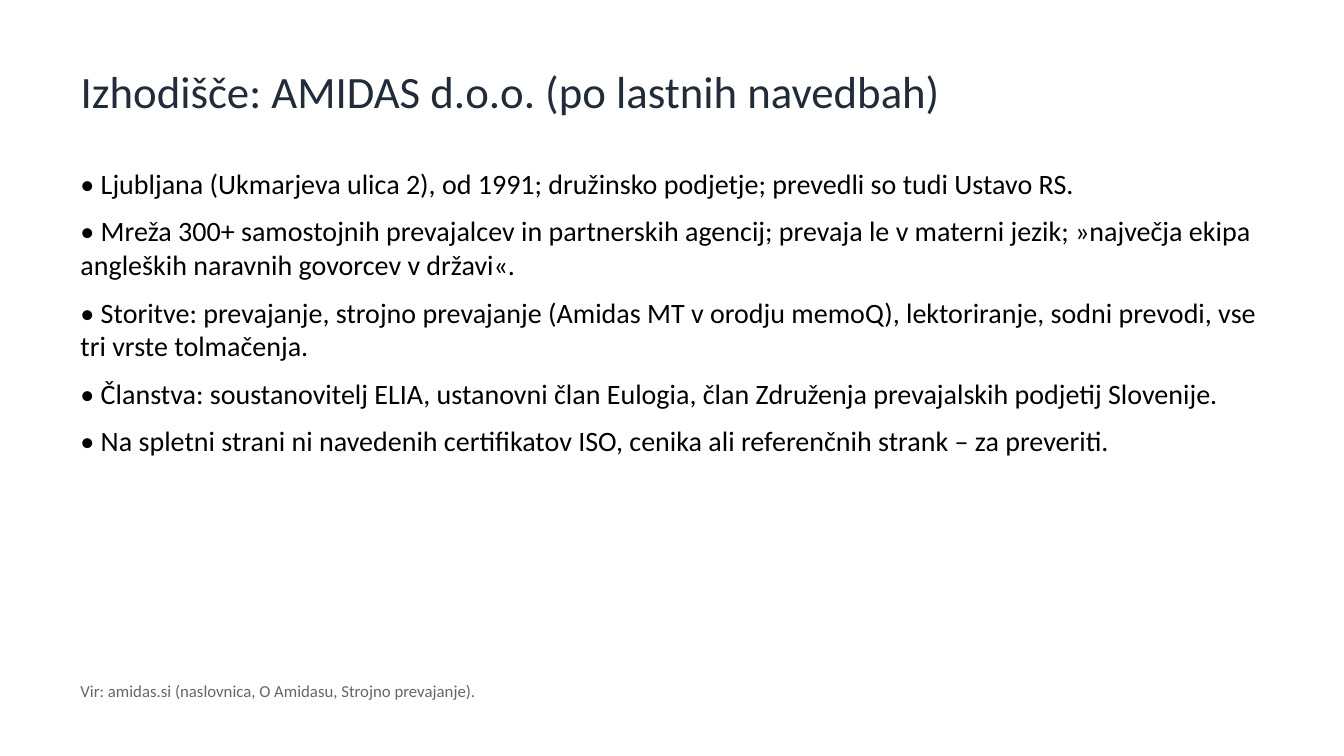
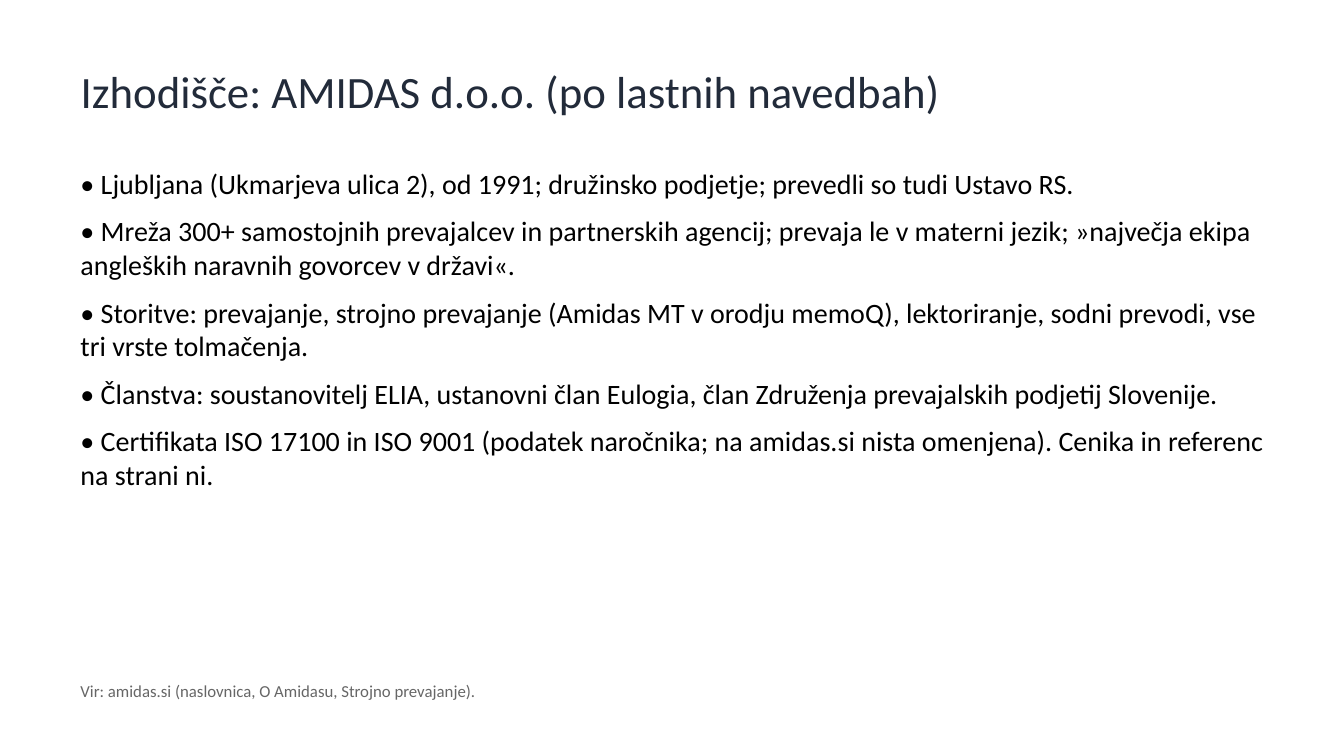
Before and after one commit to matjazambroz/github, a slide deck: slide 6 of analiza/analiza_konkurence_SI.pptx (slide 4 before the commit). Drawn at 1344x756 pixels with LibreOffice and Linux fonts; fonts in the diff are those of the drawing. Boxes give left, top, right and bottom in pixels: in the first picture for what was removed or moved away, otherwise in the second. Text is boxed around its words. In the diff, an @@ line names an element or a change of style, - is before the commit and + after.

```diff
--- a/analiza/analiza_konkurence_SI.pptx
+++ b/analiza/analiza_konkurence_SI.pptx
@@ text at (80, 430, 1263, 486): text changed @@
-• Na spletni strani ni navedenih certifikatov ISO, cenika ali referenčnih strank – za preveriti.
+• Certifikata ISO 17100 in ISO 9001 (podatek naročnika; na amidas.si nista omenjena). Cenika in referenc na strani ni.
```
Also in this commit, not shown: 4 other slides changed, 2 slides added, 1 other file.
